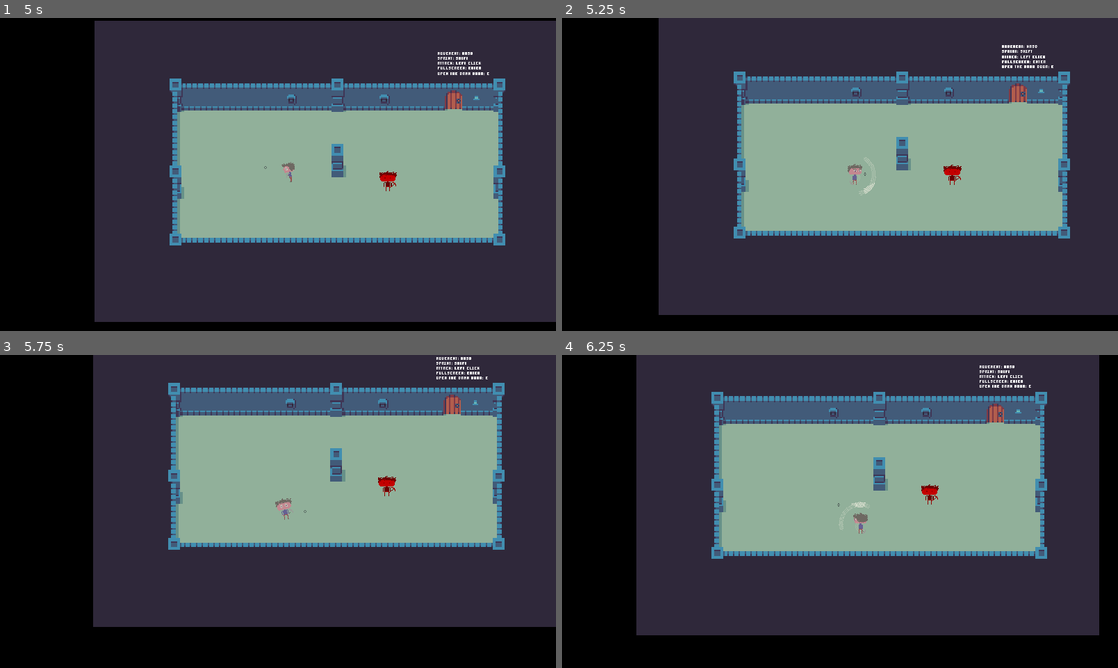
Above: before the commit, frames 1-4 (two rows, left to right).
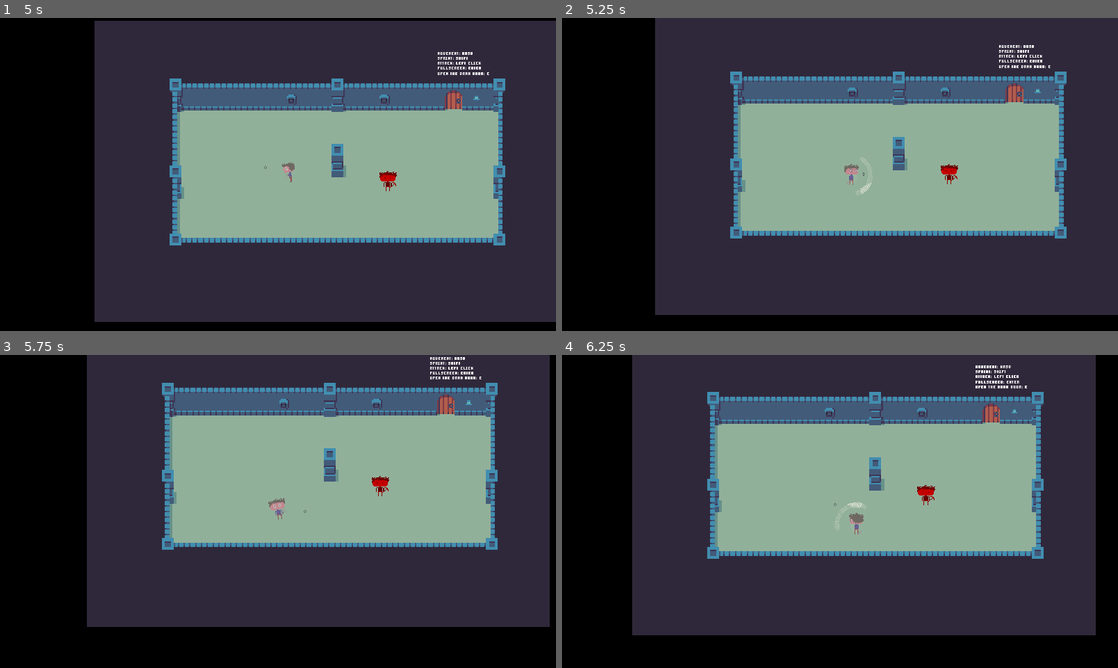
Above: after the commit, the same moments.

Repository: FrankJRix/minorman-game
Game: Godot game, scene res://levels/TemplateLevel.tscn
The game is run twice, just before and just after one commit, with the same random seed, the same clock (stepped at 60 frames per second) and the same inputs.
Inputs (mouse positions are in pixels of both pictures, inside the frame that each line leads up to):
- Up to frame 1 (5 s): tap Enter (test_fullscreen) at 0.5 s; move the mouse to (400, 158) at 0.52 s; press the mouse at (400, 158) at 0.53 s; hold D (move_east) 0.53-1.28 s; tap Space (jump) at 0.77, 1.52, 3.02, 3.77, 4.52 s; move the mouse to (166, 190) at 1.27 s; release the mouse at (166, 190) at 1.28 s; hold S (move_south) 1.28-2.03 s; click (166, 190) at 1.35 s; move the mouse to (333, 105) at 2.02 s; press the mouse at (333, 105) at 2.03 s; hold D (move_east) 2.03-2.78 s; tap E (interact) at 2.1 s; move the mouse to (250, 237) at 2.77 s; release the mouse at (250, 237) at 2.78 s; hold W (move_north) 2.78-3.53 s; tap Shift (sprint) at 2.85 s; click (250, 237) at 3.05 s; move the mouse to (444, 221) at 3.52 s; press the mouse at (444, 221) at 3.53 s; hold A (move_west) from 3.53 s (still down); move the mouse to (111, 127) at 4.27 s; release the mouse at (111, 127) at 4.28 s; click (111, 127) at 4.35 s
- Up to frame 2 (5.25 s): move the mouse to (867, 174) at 5.02 s; release A (move_west) at 5.03 s; press the mouse at (867, 174) at 5.03 s; hold S (move_south) from 5.03 s (still down); tap E (interact) at 5.1 s
- Up to frame 3 (5.75 s): keep holding S (move_south)
- Up to frame 4 (6.25 s): move the mouse to (756, 433) at 5.77 s; release S (move_south) at 5.78 s; release the mouse at (756, 433) at 5.78 s; hold D (move_east) from 5.78 s (still down); tap Shift (sprint) at 5.85 s; tap Space (jump) at 6.02 s; click (756, 433) at 6.05 s

Frame 1 is identical in both runs. In frame 2, 4.6% of the frame differs, in the area x 16-92%, y 0-95%; in frame 3, 6.5%, in the area x 15-100%, y 0-87%; in frame 4, 5.6%.
Error in both runs: Invalid get index 'jump' (on base: 'Dictionary'). (res://characters/player/norman_state_machine.gd:16)

Commit message:
Pulizie di primavera, preparazioni per l'entrata in scena di Rocketto.

Diff:
--- a/00_MinorMan/characters/player/HitTrail.gd
+++ b/00_MinorMan/characters/player/HitTrail.gd
@@ -5,3 +5,9 @@
 func _on_Area2D_body_entered(body):
 	if body.has_method("take_damage"):
 		body.take_damage(self)
+
+
+func swing_hit(direction):
+	$AnimationPlayer.stop()
+	rotation = direction.angle() - PI / 2
+	$AnimationPlayer.play("hit")
--- a/00_MinorMan/characters/player/Norman.gd
+++ b/00_MinorMan/characters/player/Norman.gd
@@ -9,7 +9,7 @@
 const CAMERA_DISTANCE = 300
 const CAMERA_TRESHOLD = 290
 const CAMERA_SMOOTHING = 0.02
-const CAMERA_RESET_SMOOTHING = 0.01
+const CAMERA_RESET_SMOOTHING = 0.03
 
 onready var crosshair = $Crosshair
 onready var camera = $Camera2D
--- a/00_MinorMan/characters/player/Norman.tscn
+++ b/00_MinorMan/characters/player/Norman.tscn
@@ -8,6 +8,7 @@
 [ext_resource path="res://characters/player/states/Idle.gd" type="Script" id=6]
 [ext_resource path="res://characters/player/states/Move.gd" type="Script" id=7]
 [ext_resource path="res://characters/player/Crosshair.tscn" type="PackedScene" id=8]
+[ext_resource path="res://classes/entity/components/Health.gd" type="Script" id=9]
 
 [sub_resource type="CapsuleShape2D" id=1]
 radius = 50.0
@@ -287,6 +288,9 @@
 
 [node name="Attack" type="Node" parent="StateMachine"]
 script = ExtResource( 4 )
+
+[node name="Health" type="Node" parent="."]
+script = ExtResource( 9 )
 
 [node name="CollisionShape2D" type="CollisionShape2D" parent="."]
 position = Vector2( 0, 5 )
--- a/00_MinorMan/characters/player/states/Attack.gd
+++ b/00_MinorMan/characters/player/states/Attack.gd
@@ -1,9 +1,6 @@
 extends MotionState
 
 const SLOWDOWN = 0.5
-
-var mouse_sector
-var relative_mouse_angle
 
 
 func initialize(o_speed, o_velocity):
@@ -12,14 +9,8 @@
 
 
 func enter():
-	relative_mouse_angle = owner.get_local_mouse_position().angle()
-	mouse_sector = owner.check_orientation_sector(relative_mouse_angle)
-	owner.look_at_sector_w_anim(mouse_sector, "melee", owner.DIRECTION_MODE.FOUR)
-
-	# Put this in a damn function. Piazzajela.
-	owner.get_node("HitTrail/AnimationPlayer").stop()
-	owner.get_node("HitTrail").rotation = relative_mouse_angle - PI / 2
-	owner.get_node("HitTrail/AnimationPlayer").play("hit")
+	animate()
+	owner.get_node("HitTrail").swing_hit(owner.get_local_mouse_position())
 
 	.enter()
 
@@ -31,6 +22,10 @@
 	else:
 		owner.get_node("CutoutAnim").play("idle")
 	move(input_direction)
+
+
+func animate():
+	owner.look_at_w_anim(owner.get_local_mouse_position(), "melee", owner.DIRECTION_MODE.FOUR)
 
 
 func move(direction):
--- a/00_MinorMan/characters/player/states/Idle.gd
+++ b/00_MinorMan/characters/player/states/Idle.gd
@@ -1,23 +1,22 @@
 extends GroundMotionState
 
 var mouse_sector
-var relative_mouse_angle
 
 
 func enter():
 	owner.get_node("CutoutAnim").play("idle")
-	relative_mouse_angle = owner.get_local_mouse_position().angle()
-	mouse_sector = owner.check_orientation_sector(relative_mouse_angle)
-	owner.look_at_sector_w_anim(mouse_sector, "idle")
+	animate()
 
 	.enter()
 
 
 func update(delta):
 	var input_direction = get_input_direction()
-	relative_mouse_angle = owner.get_local_mouse_position().angle()
-	mouse_sector = owner.check_orientation_sector(relative_mouse_angle)
-	owner.look_at_sector_w_anim(mouse_sector, "idle")
+	animate()
 
 	if input_direction:
 		emit_signal("finished", "move")
+
+
+func animate():
+	owner.look_at_w_anim(owner.get_local_mouse_position(), "idle")
--- a/00_MinorMan/characters/player/states/Move.gd
+++ b/00_MinorMan/characters/player/states/Move.gd
@@ -11,8 +11,7 @@
 	if not input_direction:
 		emit_signal("finished", "idle")
 
-	var sector = owner.check_orientation_sector(input_direction.angle())
-	owner.look_at_sector_w_anim(sector, "idle")
+	owner.look_at_w_anim(input_direction, "idle")
 	move(input_direction)
 
 
--- a/00_MinorMan/classes/entity/Entity.gd
+++ b/00_MinorMan/classes/entity/Entity.gd
@@ -1,6 +1,11 @@
 extends KinematicBody2D
 
 class_name Entity
+
+enum DIRECTION_MODE {EIGHT, FOUR, TWO}
+
+# Eight directions constants:
+enum SECTOR {WEST, SOUTHWEST, SOUTH, SOUTHEAST, EAST, NORTHEAST, NORTH, NORTHWEST}
 
 const WEST_TRESHOLD = PI * 7/8
 const SW_TRESHOLD = PI * 5/8
@@ -11,10 +16,26 @@
 const NORTH_TRESHOLD = PI * -5/8
 const NW_TRESHOLD = PI * -7/8
 
-enum SECTOR {WEST, SOUTHWEST, SOUTH, SOUTHEAST, EAST, NORTHEAST, NORTH, NORTHWEST}
-enum DIRECTION_MODE {EIGHT, FOUR}
+# Two directions constants:
+enum SIDE {LEFT, RIGHT}
 
-func check_orientation_sector(angle):
+const LEFT_TRESHOLD = PI * 1/2
+const RIGHT_TRESHOLD = PI * -1/2
+
+
+func look_at_w_anim(point: Vector2, animation: String, direction_mode = DIRECTION_MODE.EIGHT):
+
+	match direction_mode:
+		DIRECTION_MODE.EIGHT:
+			look_eight(check_orientation_sector(point), animation)
+		DIRECTION_MODE.FOUR:
+			look_four(check_orientation_sector(point), animation)
+		DIRECTION_MODE.TWO:
+			look_two(check_side(point), animation)
+
+
+func check_orientation_sector(point: Vector2):
+	var angle = point.angle()
 	var sector
 
 	if angle >= WEST_TRESHOLD:
@@ -39,13 +60,18 @@
 	return sector
 
 
-func look_at_sector_w_anim(sector, animation, direction_mode = DIRECTION_MODE.EIGHT):
-	match direction_mode:
-		DIRECTION_MODE.EIGHT:
-			look_eight(sector, animation)
-		DIRECTION_MODE.FOUR:
-			look_four(sector, animation)
+func check_side(point: Vector2):
+	var angle = point.angle()
+	var side
 
+	if angle >= LEFT_TRESHOLD:
+		side = SIDE.LEFT
+	elif angle >= RIGHT_TRESHOLD:
+		side = SIDE.RIGHT
+	else:
+		side = SIDE.LEFT
+
+	return side
 
 func look_eight(sector, animation):
 	match sector:
@@ -87,6 +113,10 @@
 			$SpriteSheetAnim.play(animation + "_west")
 
 
+func look_two(side, animation):
+	pass
+
+
 func take_damage(attacker, amount=1, effect=null):
 	if self.is_a_parent_of(attacker):
 		return
--- a/00_MinorMan/classes/entity/Entity.tscn
+++ b/00_MinorMan/classes/entity/Entity.tscn
@@ -1,11 +1,15 @@
-[gd_scene load_steps=3 format=2]
+[gd_scene load_steps=4 format=2]
 
 [ext_resource path="res://classes/entity/Entity.gd" type="Script" id=1]
+[ext_resource path="res://classes/entity/components/Health.gd" type="Script" id=2]
 
 [sub_resource type="CircleShape2D" id=1]
 
 [node name="Entity" type="KinematicBody2D"]
 script = ExtResource( 1 )
+
+[node name="Health" type="Node" parent="."]
+script = ExtResource( 2 )
 
 [node name="CollisionShape2D" type="CollisionShape2D" parent="."]
 shape = SubResource( 1 )
--- /dev/null
+++ b/00_MinorMan/classes/entity/components/Health.gd
@@ -0,0 +1,24 @@
+extends Node
+
+class_name Health
+
+signal damaged(amount)
+signal healed(amount)
+signal health_depleted
+
+export var max_health := 6
+var health = max_health
+
+func take_damage(amount, effect):
+	health = clamp(health - amount, 0, max_health)
+
+	emit_signal("damaged", amount)
+
+	if health == 0:
+		emit_signal("health_depleted")
+
+
+func heal(amount, effect):
+	health = clamp(health + amount, 0, max_health)
+
+	emit_signal("healed", amount)
--- /dev/null
+++ b/00_MinorMan/classes/entity/components/Health.tscn
@@ -0,0 +1,6 @@
+[gd_scene load_steps=2 format=2]
+
+[ext_resource path="res://classes/entity/components/Health.gd" type="Script" id=1]
+
+[node name="Health" type="Node"]
+script = ExtResource( 1 )
--- a/00_MinorMan/project.godot
+++ b/00_MinorMan/project.godot
@@ -18,6 +18,11 @@
 "class": "GroundMotionState",
 "language": "GDScript",
 "path": "res://classes/state_machine/templates/ground_state.gd"
+}, {
+"base": "Node",
+"class": "Health",
+"language": "GDScript",
+"path": "res://classes/entity/components/Health.gd"
 }, {
 "base": "State",
 "class": "MotionState",
@@ -42,6 +47,7 @@
 _global_script_class_icons={
 "Entity": "",
 "GroundMotionState": "",
+"Health": "",
 "MotionState": "",
 "MotionStateRef": "",
 "State": "",
Not shown: 1 places in 00_MinorMan/characters/player/Norman.tscn that only renumber resources
Binary file added: 00_MinorMan/placeholder_assets/characters/enemies/rocketto/rocketto.png
Not shown, added: 00_MinorMan/placeholder_assets/characters/enemies/rocketto/rocketto.png.import
